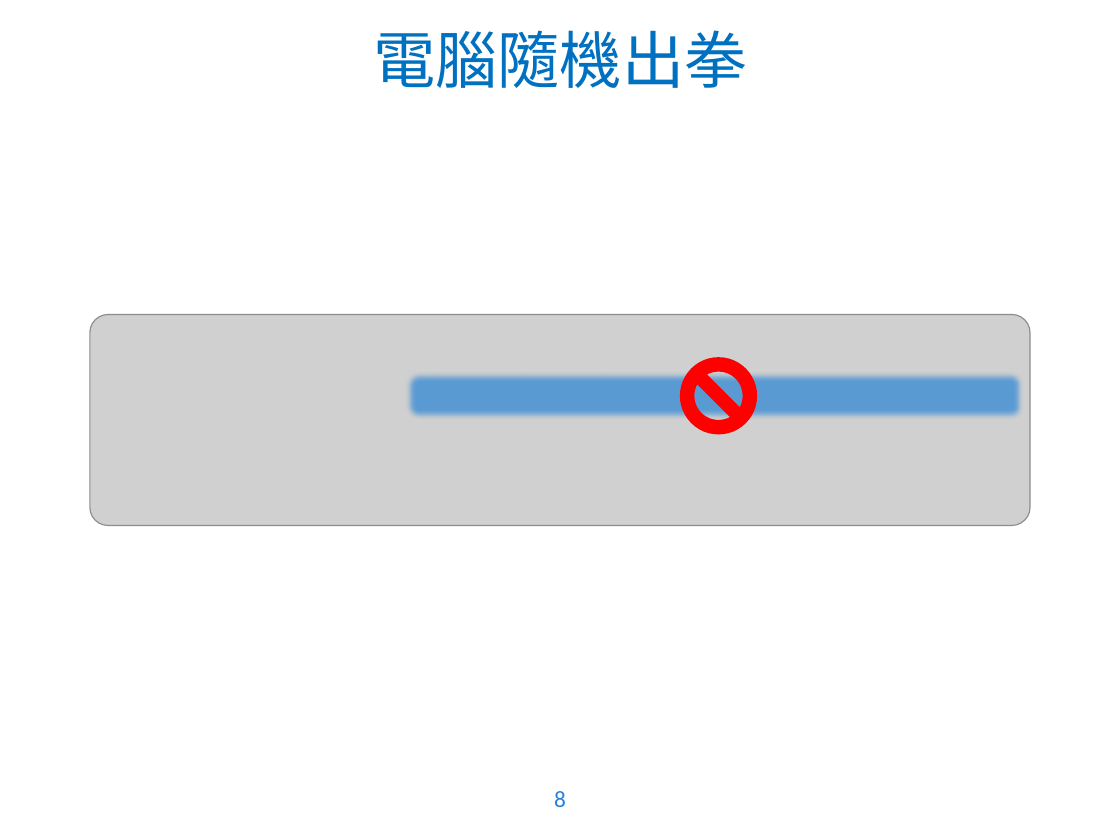
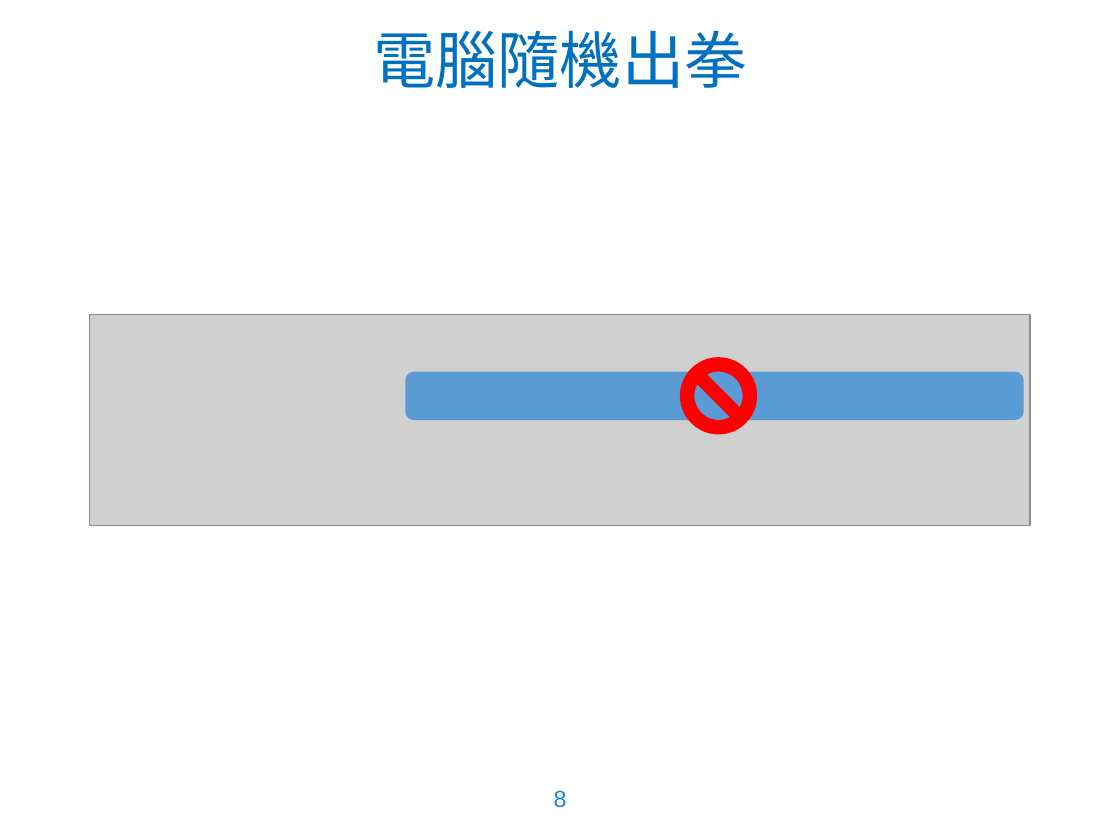
Before and after one commit to WaRTanKE7/WebClubData, a slide deck: slide 8 of 教學簡報/JavaScript - 3.pptx. Drawn at 1120x840 pixels with LibreOffice and Linux fonts; fonts in the diff are those of the drawing; grey boxes stand for pictures; background and template pictures are left out. Boxes give left, top, right and bottom in pixels: in the first picture for what was removed or moved away, otherwise in the second. Text is boxed around its words. In the diff, an @@ line names an element or a change of style, - is before the commit and + after.

```diff
--- a/教學簡報/JavaScript - 3.pptx
+++ b/教學簡報/JavaScript - 3.pptx
@@ freeform shape added at [90,315,1029,525], fill #EDEDED @@
@@ no-entry sign removed at [680,357,757,435] @@
@@ freeform shape added at [680,357,757,435], fill #FF0000 @@
@@ rounded rectangle at [405,372,1024,420]: proportions changed @@
```
Also in this commit, not shown: 10 other slides changed, 10 other files.
